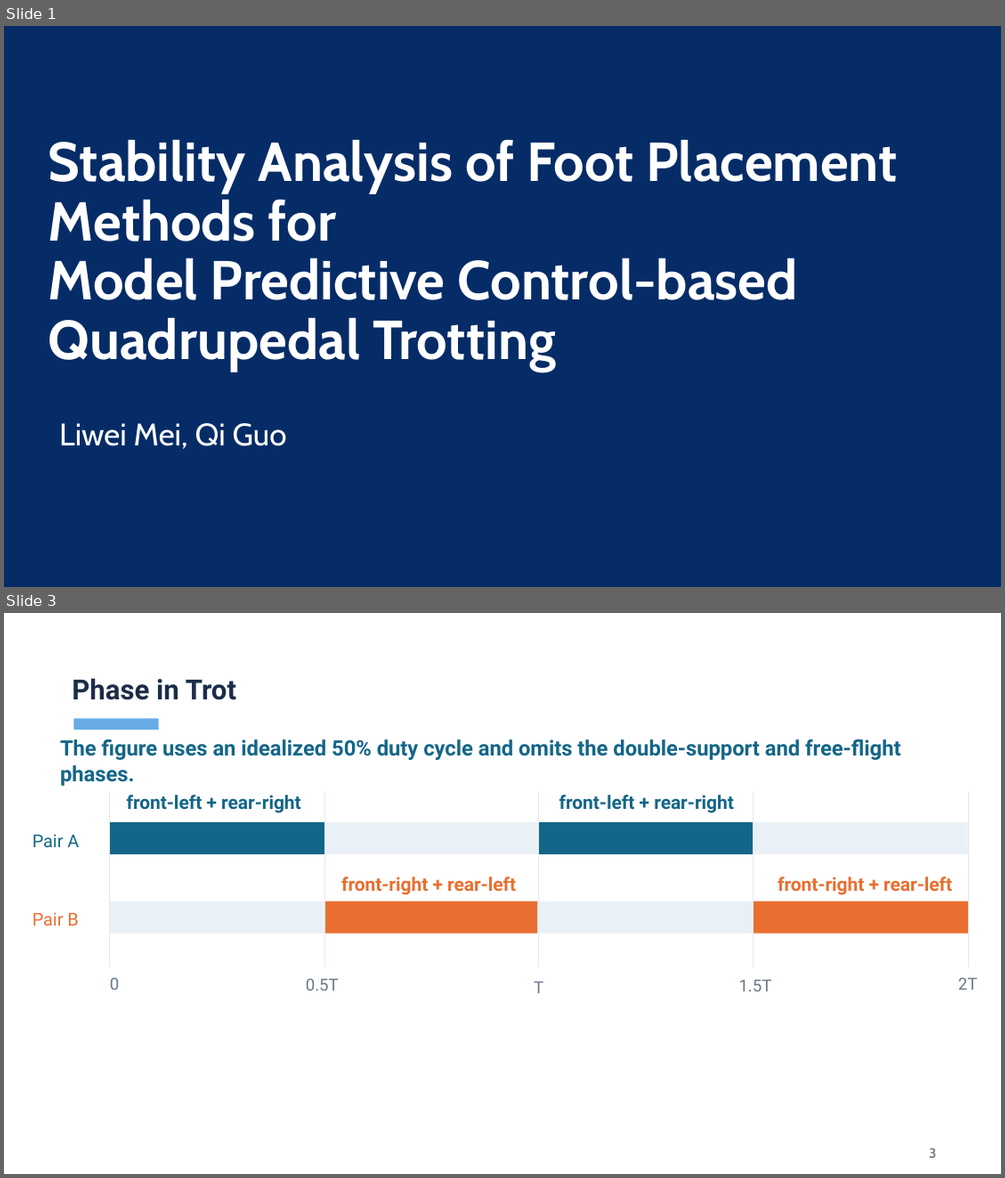
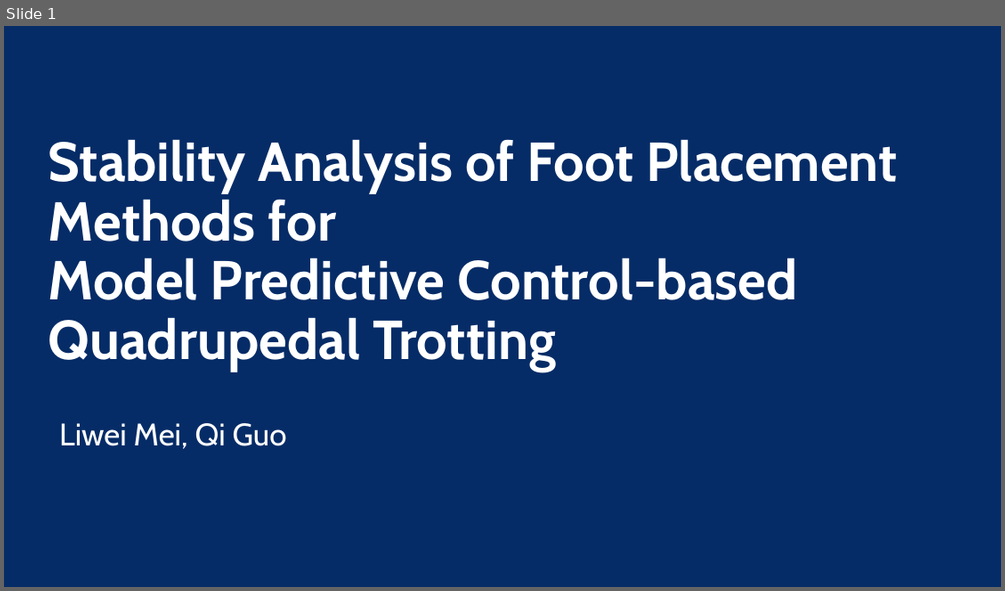
Before and after one commit to Meilili031010/locomotion-dynamics, a slide deck: presentation/final_presentation.pptx. Shown one above the other, each under a label of ours: slides 1 and 3 before the commit, slide 1 after it; the slides between them are not shown. The pictures are 1005x1178 and 1005x591 pixels, drawn with LibreOffice and Linux fonts; fonts in the diff are those of the drawing; background and template pictures are left out; a plain dark background stands for a picture behind light text. Boxes give left, top, right and bottom in pixels: in the first picture for what was removed or moved away, otherwise in the second. Text is boxed around its words. In the diff, an @@ line names an element or a change of style, - is before the commit and + after.

```diff
--- a/presentation/final_presentation.pptx
+++ b/presentation/final_presentation.pptx
@@ slide 3 removed at (4, 613, 1001, 1174), background #FFFFFF @@
@@ title removed at (72, 678, 236, 700) @@
-Phase in Trot
@@ rectangle removed at (73, 719, 159, 730) @@
@@ text removed at (60, 739, 900, 786) @@
-The figure uses an idealized 50% duty cycle and omits the double-support and free-flight phases.
@@ freeform shape removed at (110, 790, 111, 967) @@
@@ text removed at (127, 795, 301, 813) @@
-front-left + rear-right
@@ freeform shape removed at (325, 790, 326, 967) @@
@@ freeform shape removed at (538, 790, 539, 967) @@
@@ text removed at (559, 795, 734, 813) @@
-front-left + rear-right
@@ freeform shape removed at (753, 790, 754, 967) @@
@@ freeform shape removed at (968, 790, 969, 967) @@
@@ rectangle removed at (110, 822, 325, 854) @@
@@ rectangle removed at (325, 822, 538, 854) @@
@@ rectangle removed at (538, 822, 753, 854) @@
@@ rectangle removed at (752, 822, 967, 854) @@
@@ text removed at (32, 834, 79, 847) @@
-Pair A
@@ text removed at (341, 876, 516, 895) @@
-front-right + rear-left
@@ text removed at (777, 876, 952, 895) @@
-front-right + rear-left
@@ rectangle removed at (110, 901, 325, 933) @@
@@ rectangle removed at (325, 901, 538, 933) @@
@@ rectangle removed at (537, 901, 752, 933) @@
@@ rectangle removed at (752, 901, 968, 933) @@
@@ text removed at (32, 912, 78, 925) @@
-Pair B
@@ text removed at (110, 977, 119, 989) @@
-0
@@ text removed at (306, 978, 339, 990) @@
-0.5T
@@ text removed at (534, 981, 543, 993) @@
-T
@@ text removed at (739, 979, 772, 991) @@
-1.5T
@@ text removed at (958, 977, 978, 989) @@
-2T
@@ page number removed at (929, 1148, 936, 1158) @@
-3
```
Also in this commit, not shown: 7 slides changed, 3 slides added, 3 other slides removed, 1 other file.
